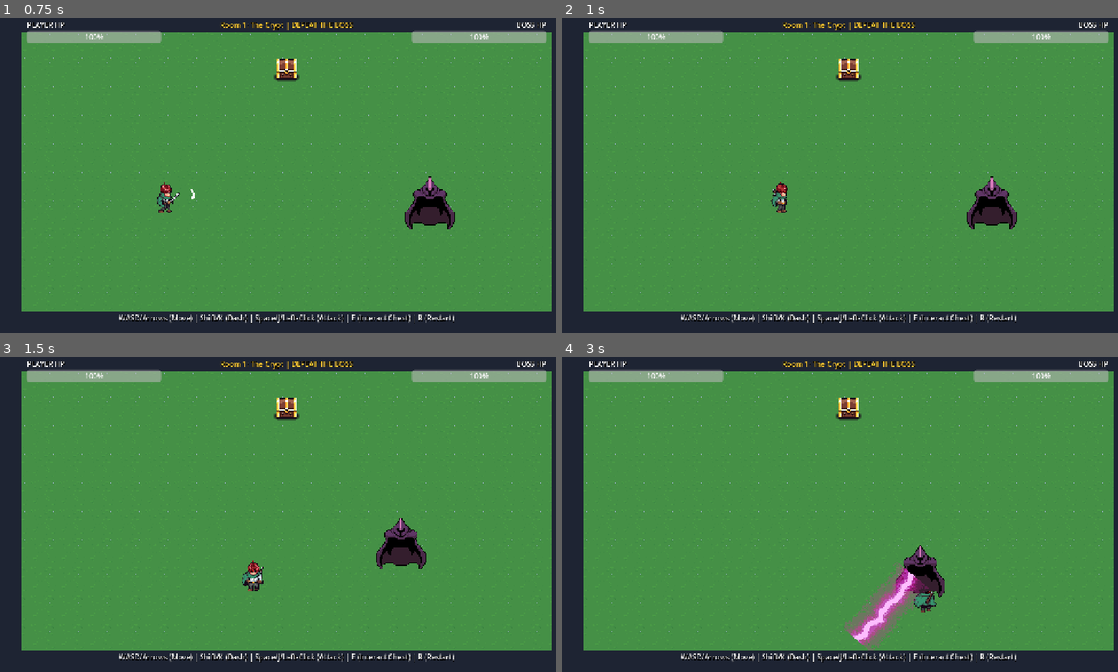
Above: before the commit, frames 1-4 (two rows, left to right).
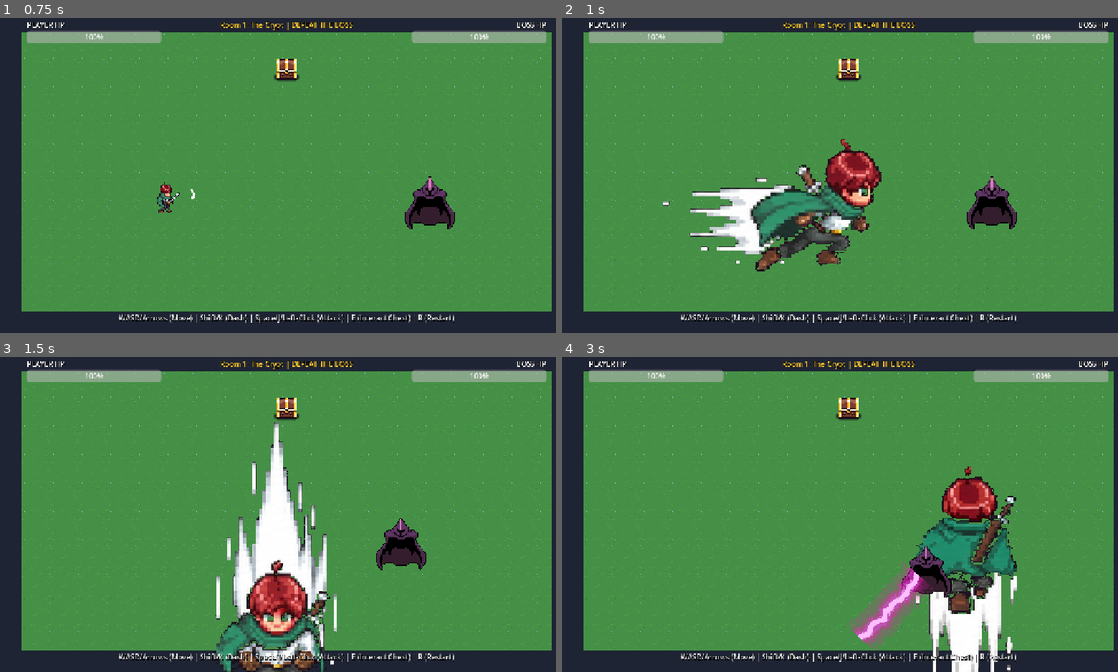
Above: after the commit, the same moments.

Repository: dakshshrivastava2025/SkillIssue.exe
Game: Godot game, scene res://scenes/main.tscn
Same seed, same stepped clock (60 frames per second), same inputs: the game is played once before the commit and once after it.
Inputs:
- Up to frame 1 (0.75 s): tap Enter at 0.5 s; hold Right (move_right) from 0.53 s (still down); tap J (attack) at 0.6 s
- Up to frame 2 (1 s): keep holding Right (move_right); tap Shift (dash) at 0.8 s
- Up to frame 3 (1.5 s): release Right (move_right) at 1.28 s; hold Down (move_down) from 1.28 s (still down); tap Shift (dash) at 1.35 s
- Up to frame 4 (3 s): tap J (attack) at 1.55, 2.1 s; release Down (move_down) at 2.03 s; hold Right (move_right) 2.03-2.78 s; tap Shift (dash) at 2.3, 2.85 s; hold Up (move_up) from 2.78 s (still down)

Frame 1 is identical in both runs. In frame 2, 6.6% of the frame differs, in the area x 18-58%, y 38-81%; in frame 3, 8.6%, in the area x 38-77%, y 20-100%; in frame 4, 8.4%.

Commit message:
Integrate directional dash animations with 0 -> 1 -> 2 -> 1 -> 1 frame sequence and i-frames

Diff:
--- a/scenes/player.tscn
+++ b/scenes/player.tscn
@@ -10,31 +10,40 @@
 [ext_resource type="Texture2D" path="res://player_frames/attack_up_0.png" id="8_atk_u0"]
 [ext_resource type="Texture2D" path="res://player_frames/attack_up_1.png" id="9_atk_u1"]
 [ext_resource type="Texture2D" path="res://player_frames/attack_up_2.png" id="10_atk_u2"]
-[ext_resource type="Texture2D" path="res://player_frames/idle_down_0.png" id="11_idl_d0"]
-[ext_resource type="Texture2D" path="res://player_frames/idle_down_1.png" id="12_idl_d1"]
-[ext_resource type="Texture2D" path="res://player_frames/idle_down_2.png" id="13_idl_d2"]
-[ext_resource type="Texture2D" path="res://player_frames/idle_right_0.png" id="14_idl_r0"]
-[ext_resource type="Texture2D" path="res://player_frames/idle_right_1.png" id="15_idl_r1"]
-[ext_resource type="Texture2D" path="res://player_frames/idle_right_2.png" id="16_idl_r2"]
-[ext_resource type="Texture2D" path="res://player_frames/idle_up_0.png" id="17_idl_u0"]
-[ext_resource type="Texture2D" path="res://player_frames/idle_up_1.png" id="18_idl_u1"]
-[ext_resource type="Texture2D" path="res://player_frames/idle_up_2.png" id="19_idl_u2"]
-[ext_resource type="Texture2D" path="res://player_frames/victory_down.png" id="20_vic_d"]
-[ext_resource type="Texture2D" path="res://player_frames/victory_right.png" id="21_vic_r"]
-[ext_resource type="Texture2D" path="res://player_frames/victory_up.png" id="22_vic_u"]
-[ext_resource type="Texture2D" path="res://player_frames/walk_down_0.png" id="23_wlk_d0"]
-[ext_resource type="Texture2D" path="res://player_frames/walk_down_1.png" id="24_wlk_d1"]
-[ext_resource type="Texture2D" path="res://player_frames/walk_down_2.png" id="25_wlk_d2"]
-[ext_resource type="Texture2D" path="res://player_frames/walk_down_3.png" id="26_wlk_d3"]
-[ext_resource type="Texture2D" path="res://player_frames/walk_right_0.png" id="27_wlk_r0"]
-[ext_resource type="Texture2D" path="res://player_frames/walk_right_1.png" id="28_wlk_r1"]
-[ext_resource type="Texture2D" path="res://player_frames/walk_right_2.png" id="29_wlk_r2"]
-[ext_resource type="Texture2D" path="res://player_frames/walk_right_3.png" id="30_wlk_r3"]
-[ext_resource type="Texture2D" path="res://player_frames/walk_up_0.png" id="31_wlk_u0"]
-[ext_resource type="Texture2D" path="res://player_frames/walk_up_1.png" id="32_wlk_u1"]
-[ext_resource type="Texture2D" path="res://player_frames/walk_up_2.png" id="33_wlk_u2"]
-[ext_resource type="Texture2D" path="res://player_frames/walk_up_3.png" id="34_wlk_u3"]
-[ext_resource type="Texture2D" path="res://assets/AttackSprite01.png" id="35_atk_effect"]
+[ext_resource type="Texture2D" path="res://player_frames/dash_down_0.png" id="11_dsh_d0"]
+[ext_resource type="Texture2D" path="res://player_frames/dash_down_1.png" id="12_dsh_d1"]
+[ext_resource type="Texture2D" path="res://player_frames/dash_down_2.png" id="13_dsh_d2"]
+[ext_resource type="Texture2D" path="res://player_frames/dash_right_0.png" id="14_dsh_r0"]
+[ext_resource type="Texture2D" path="res://player_frames/dash_right_1.png" id="15_dsh_r1"]
+[ext_resource type="Texture2D" path="res://player_frames/dash_right_2.png" id="16_dsh_r2"]
+[ext_resource type="Texture2D" path="res://player_frames/dash_up_0.png" id="17_dsh_u0"]
+[ext_resource type="Texture2D" path="res://player_frames/dash_up_1.png" id="18_dsh_u1"]
+[ext_resource type="Texture2D" path="res://player_frames/dash_up_2.png" id="19_dsh_u2"]
+[ext_resource type="Texture2D" path="res://player_frames/idle_down_0.png" id="20_idl_d0"]
+[ext_resource type="Texture2D" path="res://player_frames/idle_down_1.png" id="21_idl_d1"]
+[ext_resource type="Texture2D" path="res://player_frames/idle_down_2.png" id="22_idl_d2"]
+[ext_resource type="Texture2D" path="res://player_frames/idle_right_0.png" id="23_idl_r0"]
+[ext_resource type="Texture2D" path="res://player_frames/idle_right_1.png" id="24_idl_r1"]
+[ext_resource type="Texture2D" path="res://player_frames/idle_right_2.png" id="25_idl_r2"]
+[ext_resource type="Texture2D" path="res://player_frames/idle_up_0.png" id="26_idl_u0"]
+[ext_resource type="Texture2D" path="res://player_frames/idle_up_1.png" id="27_idl_u1"]
+[ext_resource type="Texture2D" path="res://player_frames/idle_up_2.png" id="28_idl_u2"]
+[ext_resource type="Texture2D" path="res://player_frames/victory_down.png" id="29_vic_d"]
+[ext_resource type="Texture2D" path="res://player_frames/victory_right.png" id="30_vic_r"]
+[ext_resource type="Texture2D" path="res://player_frames/victory_up.png" id="31_vic_u"]
+[ext_resource type="Texture2D" path="res://player_frames/walk_down_0.png" id="32_wlk_d0"]
+[ext_resource type="Texture2D" path="res://player_frames/walk_down_1.png" id="33_wlk_d1"]
+[ext_resource type="Texture2D" path="res://player_frames/walk_down_2.png" id="34_wlk_d2"]
+[ext_resource type="Texture2D" path="res://player_frames/walk_down_3.png" id="35_wlk_d3"]
+[ext_resource type="Texture2D" path="res://player_frames/walk_right_0.png" id="36_wlk_r0"]
+[ext_resource type="Texture2D" path="res://player_frames/walk_right_1.png" id="37_wlk_r1"]
+[ext_resource type="Texture2D" path="res://player_frames/walk_right_2.png" id="38_wlk_r2"]
+[ext_resource type="Texture2D" path="res://player_frames/walk_right_3.png" id="39_wlk_r3"]
+[ext_resource type="Texture2D" path="res://player_frames/walk_up_0.png" id="40_wlk_u0"]
+[ext_resource type="Texture2D" path="res://player_frames/walk_up_1.png" id="41_wlk_u1"]
+[ext_resource type="Texture2D" path="res://player_frames/walk_up_2.png" id="42_wlk_u2"]
+[ext_resource type="Texture2D" path="res://player_frames/walk_up_3.png" id="43_wlk_u3"]
+[ext_resource type="Texture2D" path="res://assets/AttackSprite01.png" id="44_atk_effect"]
 
 [sub_resource type="SpriteFrames" id="SpriteFrames_player"]
 animations = [{
@@ -82,13 +91,73 @@
 }, {
 "frames": [{
 "duration": 1.0,
-"texture": ExtResource("11_idl_d0")
-}, {
-"duration": 1.0,
-"texture": ExtResource("12_idl_d1")
-}, {
-"duration": 1.0,
-"texture": ExtResource("13_idl_d2")
+"texture": ExtResource("11_dsh_d0")
+}, {
+"duration": 1.0,
+"texture": ExtResource("12_dsh_d1")
+}, {
+"duration": 1.0,
+"texture": ExtResource("13_dsh_d2")
+}, {
+"duration": 1.0,
+"texture": ExtResource("12_dsh_d1")
+}, {
+"duration": 1.0,
+"texture": ExtResource("12_dsh_d1")
+}],
+"loop": false,
+"name": &"dash_down",
+"speed": 20.0
+}, {
+"frames": [{
+"duration": 1.0,
+"texture": ExtResource("14_dsh_r0")
+}, {
+"duration": 1.0,
+"texture": ExtResource("15_dsh_r1")
+}, {
+"duration": 1.0,
+"texture": ExtResource("16_dsh_r2")
+}, {
+"duration": 1.0,
+"texture": ExtResource("15_dsh_r1")
+}, {
+"duration": 1.0,
+"texture": ExtResource("15_dsh_r1")
+}],
+"loop": false,
+"name": &"dash_right",
+"speed": 20.0
+}, {
+"frames": [{
+"duration": 1.0,
+"texture": ExtResource("17_dsh_u0")
+}, {
+"duration": 1.0,
+"texture": ExtResource("18_dsh_u1")
+}, {
+"duration": 1.0,
+"texture": ExtResource("19_dsh_u2")
+}, {
+"duration": 1.0,
+"texture": ExtResource("18_dsh_u1")
+}, {
+"duration": 1.0,
+"texture": ExtResource("18_dsh_u1")
+}],
+"loop": false,
+"name": &"dash_up",
+"speed": 20.0
+}, {
+"frames": [{
+"duration": 1.0,
+"texture": ExtResource("20_idl_d0")
+}, {
+"duration": 1.0,
+"texture": ExtResource("21_idl_d1")
+}, {
+"duration": 1.0,
+"texture": ExtResource("22_idl_d2")
 }],
 "loop": true,
 "name": &"idle_down",
--- a/scripts/player/player_controller.gd
+++ b/scripts/player/player_controller.gd
@@ -7,8 +7,8 @@
 
 @export var max_health: int = 100
 @export var speed: float = 240.0
-@export var dash_speed: float = 600.0
-@export var dash_duration: float = 0.18
+@export var dash_speed: float = 650.0
+@export var dash_duration: float = 0.25
 @export var attack_damage: int = 25
 
 var current_health: int = 100
@@ -56,6 +56,7 @@
 		velocity = dash_direction * dash_speed
 		if dash_timer <= 0:
 			is_dashing = false
+			invulnerable = false
 		move_and_slide()
 		return
 
@@ -91,8 +92,8 @@
 	else:
 		velocity = velocity.move_toward(Vector2.ZERO, speed * 8.0 * delta)
 
-	# Play appropriate animation state if not attacking
-	if not is_attacking:
+	# Play appropriate animation state if not attacking or dashing
+	if not is_attacking and not is_dashing:
 		if is_moving:
 			_play_anim("walk")
 		else:
@@ -135,8 +136,10 @@
 
 func _start_dash(direction: Vector2) -> void:
 	is_dashing = true
+	invulnerable = true
 	dash_direction = direction
 	dash_timer = dash_duration
+	_play_anim("dash")
 
 func _perform_attack() -> void:
 	is_attacking = true
Binary file added: assets/new_dash/dash_down.jpeg
Not shown, added: assets/new_dash/dash_down.jpeg.import
Binary file added: assets/new_dash/dash_right.jpeg
Not shown, added: assets/new_dash/dash_right.jpeg.import
Binary file added: assets/new_dash/dash_up.jpeg
Not shown, added: assets/new_dash/dash_up.jpeg.import
Binary file added: dash_frames_raw/row0_col0_f00.png
Not shown, added: dash_frames_raw/row0_col0_f00.png.import
Binary file added: dash_frames_raw/row0_col10_f10.png
Not shown, added: dash_frames_raw/row0_col10_f10.png.import
Binary file added: dash_frames_raw/row0_col11_f11.png
Not shown, added: dash_frames_raw/row0_col11_f11.png.import
(and 200 more such lines)
